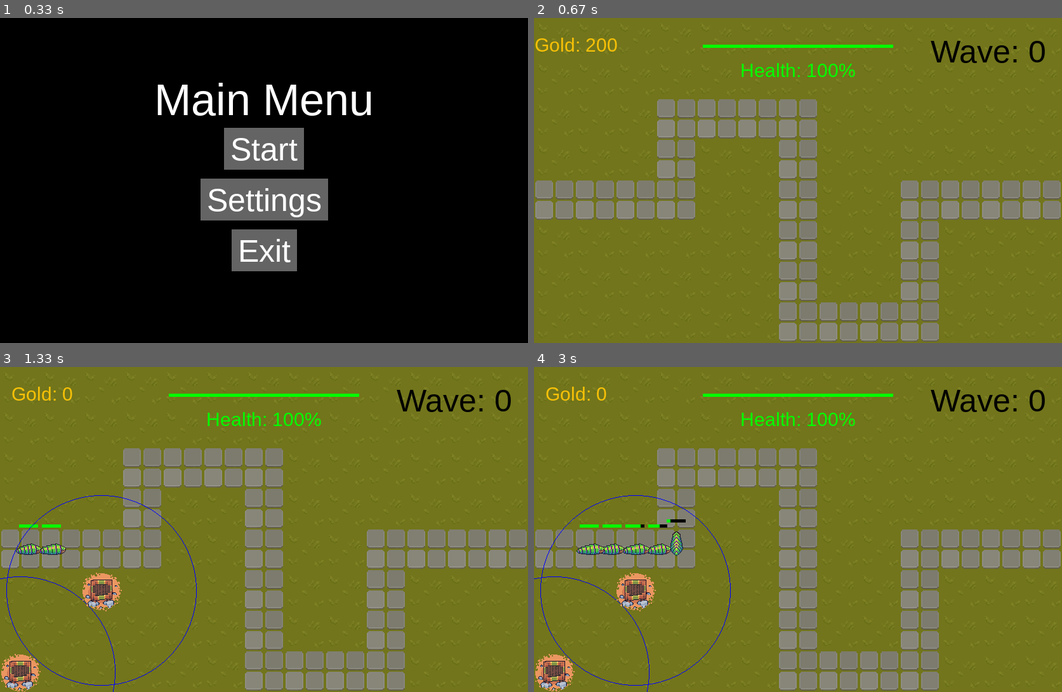
Above: before the commit, frames 1-4 (two rows, left to right).
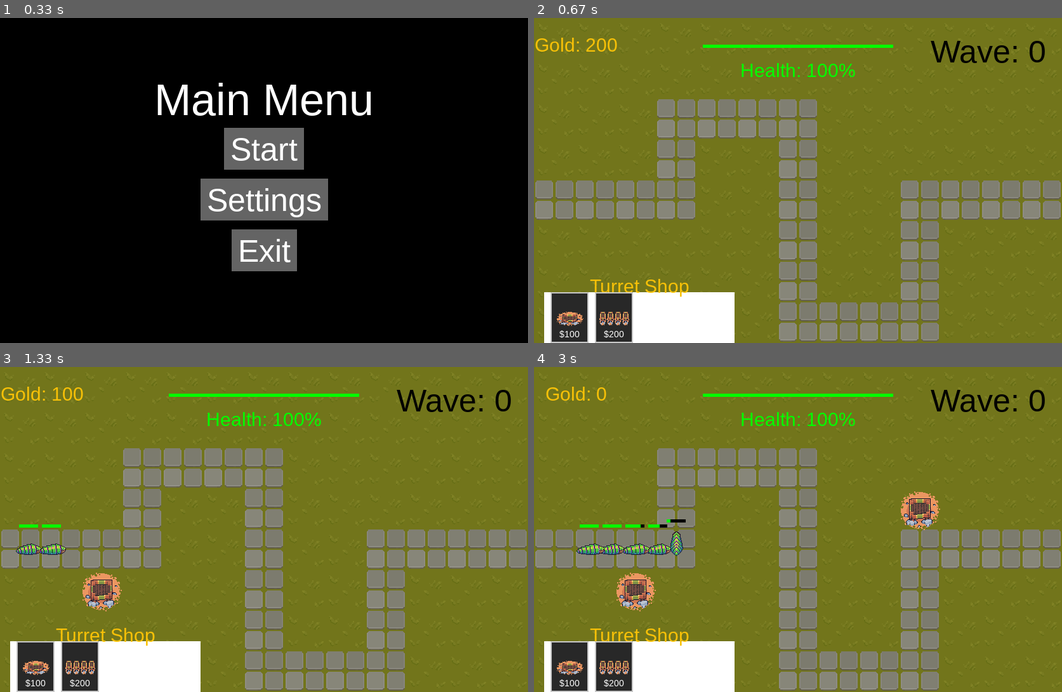
Above: after the commit, the same moments.

Repository: Major9621/PyGame_Tower-Defense
Game: pygame game, started from main.py
Two runs of this game, one before a commit and one after it. Both use one fixed random seed, a clock stepped at 60 frames per second and the inputs below.
Inputs (mouse positions are in pixels of both pictures, inside the frame that each line leads up to):
- Up to frame 1 (0.33 s): no input
- Up to frame 2 (0.67 s): click "Start" at 0.38 s
- Up to frame 3 (1.33 s): click (36, 666) at 0.72 s, where only the run after the commit has a clickable "$100"; click (100, 604) at 1.05 s
- Up to frame 4 (3 s): tap Shift at 1.33 s; click (613, 666) at 1.72 s, where only the run after the commit has a clickable "$200"; click (570, 666) at 2.55 s, where only the run after the commit has a clickable "$100"; click (903, 503) at 2.88 s

Frame 1 is identical in both runs. In frame 2, 5.9% of the frame differs, in the area x 1-38%, y 80-100%; in frame 3, 6.4%; in frame 4, 6.8%, in the area x 0-77%, y 38-100%.

Commit message:
shop in progress

Diff:
--- a/core/managers/ui_manager.py
+++ b/core/managers/ui_manager.py
@@ -1,8 +1,9 @@
 import pygame
-from core.constants import BLACK, GREEN, YELLOW
+from core.constants import BLACK, GREEN, YELLOW, WHITE
+from core.towers.turret_shop import TurretShop
 
 class UI_Manager:
-    def __init__(self, screen, healthBarPosition, health_default_value, gold_default_value):
+    def __init__(self, screen, healthBarPosition, health_default_value, gold_default_value, turret_shop : TurretShop):
         self.screen = screen
         self.health_bar_position = healthBarPosition
         self.health_amount_text_position = (self.health_bar_position[0], self.health_bar_position[1] - 20)
@@ -14,6 +15,23 @@
         self.radius = 50
         self.wave_number = 0
         self.healthBarValue = health_default_value
+        self.shop_position = (self.health_bar_position[0] - 400, self.health_bar_position[1] + 330)
+        self.turret_shop = turret_shop
+        self.turret_shop.pos = self.shop_position
+
+
+    def draw_shop(self):
+        # Draw the shop background
+        pygame.draw.rect(self.screen, WHITE, (self.shop_position[0], self.shop_position[1], 300, 80))
+
+        # Draw the shop title
+        title_text = self.smaller_font.render("Turret Shop", True, YELLOW)
+        title_rect = title_text.get_rect(center=(self.shop_position[0] + 150, self.shop_position[1] - 10))
+        self.screen.blit(title_text, title_rect)
+
+        # Draw the shop items
+        self.turret_shop.draw_shop_menu(self.screen)
+
 
 
     def draw_health_bar(self):
--- a/core/screens/gameplay.py
+++ b/core/screens/gameplay.py
@@ -5,6 +5,7 @@
 from core.towers.turret import Turret
 from core.managers.ui_manager import UI_Manager
 from core.managers.gold_manager import GoldManager
+from core.towers.turret_shop import TurretShop
 
 from utils.draw_button import draw_button
 from core.screens.pause_menu import pause
@@ -70,14 +71,16 @@
                         running = False
                         return False
 
+
             pygame.display.update()
 
     def try_place_turret(pos):
         snapped_pos = Turret.snap_to_grid(pos)
-        if Turret.can_place_turret(snapped_pos, turrets, game_map.grid_path):
-            if gold_manager.spend_gold(TOWER_COST):
-                new_turret = Turret(snapped_pos, bullets)
+        if Turret.can_place_turret(snapped_pos, turrets, game_map.grid_path) and turret_shop.selected_item != None:
+            if gold_manager.spend_gold(turret_shop.selected_item.price):
+                new_turret = turret_shop.selected_item.prefab(snapped_pos, bullets)
                 turrets.append(new_turret)
+                turret_shop.deselect_all_items()
                 return True
         return False
 
@@ -86,12 +89,14 @@
     turrets = []
     enemies = pygame.sprite.Group()
     bullets = pygame.sprite.Group()
+    turret_shop = TurretShop(None)
 
-    ui_manager = UI_Manager(screen, (SCREEN_WIDTH // 2, SCREEN_HEIGHT // 5), 1, STARTING_GOLD)
+    ui_manager = UI_Manager(screen, (SCREEN_WIDTH // 2, SCREEN_HEIGHT // 5), 1, STARTING_GOLD, turret_shop)
+    turret_shop = ui_manager.turret_shop
     gold_manager = GoldManager(STARTING_GOLD, ui_manager)
     wave_system = WaveManager(lambda cls: enemies.add(cls(game_map.grid_path, gold_manager)), ui_manager)
     player = Player(PLAYER_HP, ui_manager)
-
+    show_turret_range = False
 
     # Game loop
     while running:
@@ -108,7 +113,10 @@
 
             #Mouse Click
             if(event.type == pygame.MOUSEBUTTONDOWN and event.button == 1):
-                try_place_turret(event.pos)
+                if turret_shop.handle_click(event.pos):
+                    pass
+                else:
+                    try_place_turret(event.pos)
 
             #Pause game
             elif event.type == pygame.KEYDOWN:
@@ -120,6 +128,12 @@
                     elif result[1] == False:
                         exit_gameplay = True
                         return True
+                elif event.key == pygame.K_LSHIFT or event.key == pygame.K_RSHIFT:
+                    show_turret_range = True
+
+            elif event.type == pygame.KEYUP:
+                if event.key == pygame.K_LSHIFT or event.key == pygame.K_RSHIFT:
+                    show_turret_range = False
 
             if event.type == pygame.USEREVENT:
                 if hasattr(event, 'enemy'):
@@ -162,10 +176,14 @@
 
         for turret in turrets:
             turret.draw(screen)
+            if show_turret_range:
+                turret.draw_targeting_radius(screen)
 
         for b in bullets:
             b.draw(screen)
 
+
+        ui_manager.draw_shop()
         ui_manager.draw_health_bar()
         ui_manager.draw_text()
 
--- /dev/null
+++ b/core/towers/shop_item.py
@@ -0,0 +1,36 @@
+import pygame
+
+class ShopItem:
+    def __init__(self, price: int, image_path: str, prefab: object):
+        self.price = price
+        self.prefab = prefab
+        self.image = pygame.image.load(image_path).convert_alpha()
+        self.image = pygame.transform.scale(self.image, (48, 48))
+        self.selected = False
+
+    def draw(self, screen, pos):
+        slot_width, slot_height = 60, 80
+        slot_x, slot_y = pos
+
+        if self.selected:
+            border_color = (0, 255, 0)
+        else:
+            border_color = (200, 200, 200)
+
+        # draw slot
+        slot_rect = pygame.Rect(slot_x, slot_y, slot_width, slot_height)
+        pygame.draw.rect(screen, (40, 40, 40), slot_rect)
+        pygame.draw.rect(screen, border_color, slot_rect, 2)
+
+        # draw image
+        image_rect = self.image.get_rect(midtop=(slot_x + slot_width // 2, slot_y + 5))
+        screen.blit(self.image, image_rect)
+
+        # Price
+        font = pygame.font.SysFont("Arial-Bold", 14)
+        price_text = font.render(f"${self.price}", True, (255, 255, 255))
+        price_rect = price_text.get_rect(midtop=(slot_x + slot_width // 2, image_rect.bottom + 5))
+        screen.blit(price_text, price_rect)
+
+        # for colision detection
+        return slot_rect
--- a/core/towers/turret.py
+++ b/core/towers/turret.py
@@ -5,7 +5,6 @@
 from core.enemies.enemy import Enemy
 from utils import vector2 as v2
 
-#TODO: Add grid snapping and disable turret stacking
 class Turret:
     def __init__(self, pos, bullets):
         self.pos = self.snap_to_grid(pos)
@@ -63,17 +62,17 @@
 
             #Looking for new (closest) enemy
             if self.currentEnemy == None or (self.currentEnemy != None and self.currentEnemy.isDead()):
-                closestEnemy = None
+                lowest_hp_enemy = None
                 for en in enemies:
                     en: Enemy
                     if(v2.distance(en.position, self.pos) <= self.range):
-                        if closestEnemy != None:
-                            if v2.distance(closestEnemy.position, self.pos) > v2.distance(en.position, self.pos):
-                                closestEnemy = en
+                        if lowest_hp_enemy != None:
+                            if lowest_hp_enemy.health > lowest_hp_enemy.health:
+                                lowest_hp_enemy = en
                         else:
-                            closestEnemy = en
+                            lowest_hp_enemy = en
 
-                self.currentEnemy = closestEnemy
+                self.currentEnemy = lowest_hp_enemy
 
             #If has enemy or just found it calculate shoot direction
             if self.currentEnemy != None:
@@ -98,4 +97,7 @@
     def draw(self, surface):
         rect = self.image.get_rect(center=(self.pos[0], self.pos[1] - 32))
         surface.blit(self.image, rect)
+
+
+    def draw_targeting_radius(self, surface):
         pygame.draw.circle(surface, BLUE, self.pos, self.range, 1)
--- /dev/null
+++ b/core/towers/turret_shop.py
@@ -0,0 +1,54 @@
+import pygame
+from core.towers.shop_item import ShopItem
+from core.towers.turret import Turret
+
+class TurretShop:
+    def __init__(self, pos):
+        self.pos = pos
+        self.current_level = 1
+        self.selected_item = None
+
+
+        # All shop items for every level
+        self.items_for_every_level = {
+            1: [
+                ShopItem(100, "assets/towers/Idle/1.png", Turret),
+                ShopItem(200, "assets/towers/Idle/2.png", Turret),
+            ],
+            2: [
+                ShopItem(150, "assets/towers/Idle/3.png", Turret),
+                ShopItem(250, "assets/towers/Idle/4.png", Turret),
+            ],
+        }
+
+        self.item_slots = []
+
+
+    def draw_shop_menu(self, screen):
+        self.item_slots.clear()
+        items = self.items_for_every_level.get(self.current_level, [])
+        spacing = 10
+        slot_width = 60
+        start_x = self.pos[0] + 10
+        y = self.pos[1]
+
+        for idx, item in enumerate(items):
+            x = start_x + idx * (slot_width + spacing)
+            slot_rect = item.draw(screen, (x, y))
+            self.item_slots.append((slot_rect, item))
+
+    def deselect_all_items(self):
+        for _, item in self.item_slots:
+            item.selected = False
+        self.selected_item = None
+
+
+    def handle_click(self, mouse_pos):
+        for rect, item in self.item_slots:
+            if rect.collidepoint(mouse_pos):
+                self.deselect_all_items()
+                item.selected = True
+                self.selected_item = item
+                return True  # click in shop
+
+        return False  # click outside the shop
